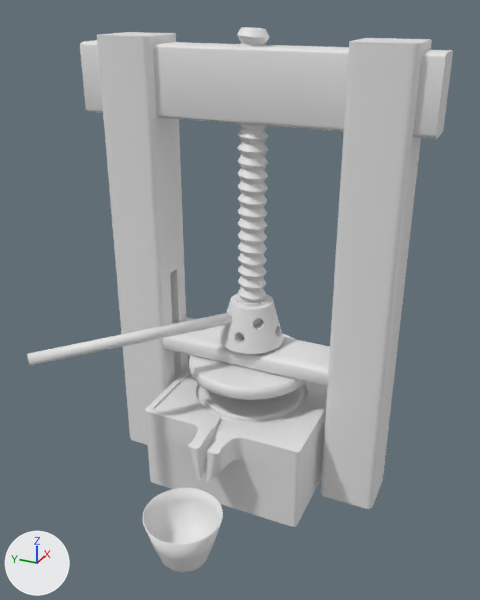
An edit to the Blender file app_0.2/assets/models/models/m_presse2.blend, drawn before and after from the same camera.
The view is the same before and after, from a 50 mm lens placed at (-3.99, -1.85, 3.56), pointed at (-0.18, -0.14, 1.66). Arrows for +X, +Y and +Z are at lower left; the lights stay in place.

The older version as bpy lines, for what is in view:
```python
ob_cylinder = bpy.data.objects.new('Cylinder', me_cylinder)
ob_cylinder.location = (0.232, -0.051, 1.392)
ob_cylinder.scale = (0.688, 0.688, 0.688)
ob_cylinder_001 = bpy.data.objects.new('Cylinder.001', me_cylinder_003)
ob_cylinder_001.location = (0.23, -0.0513, 1.902)
ob_cylinder_001.scale = (0.101, 0.101, 1.38)
ob_m_bassinoire = bpy.data.objects.new('m_bassinoire', me_cylinder_007)
ob_m_bassinoire.location = (-0.948, -0.06, 0.164)
ob_m_bassinoire.scale = (0.171, 0.171, 0.171)
ob_m_maie = bpy.data.objects.new('m_maie', me_cube_001)
ob_m_maie.location = (0.065, -0.053, 0.617)
ob_m_maie.scale = (0.63, 0.629, 0.338)
ob_m_planche_1 = bpy.data.objects.new('m_planche_1', me_cube_003)
ob_m_planche_1.location = (0.241, -0.031, 3.153)
ob_m_planche_1.rotation_euler = (1.571, 0.0, 0.0)  # degrees (90, 0, 0)
ob_m_planche_1.scale = (0.144, 0.117, 1.25)
ob_m_planche_vertical = bpy.data.objects.new('m_planche_vertical', me_cube)
ob_m_planche_vertical.location = (0.237, 0.829, 1.7)
ob_m_planche_vertical.scale = (0.212, 0.208, 1.62)
ob_m_socle = bpy.data.objects.new('m_socle', me_cylinder_002)
ob_m_socle.location = (0.245, -0.04, 0.961)
ob_m_socle.scale = (0.479, 0.479, 0.0165)
# also in view: 'm_planche_2' at (0.24, -0.06, 1.05); 'm_baton' at (-0.45, 0.52, 1.36); 'Torus' at (0.23, -0.05, 2.43)
```
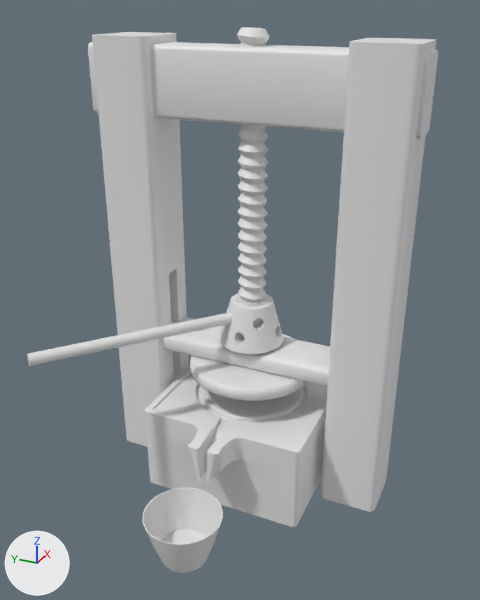
ob_cylinder_001 is not drawn itself; it is used by a modifier of ob_m_planche_1.

Where the newer file only moved an object's origin or applied its transform, the numbers keep the older frame.

Pixel boxes (x1, y1, x2, y2) of what changed, in the pictures (480 x 600 px):
'm_planche_vertical', moved, rescaled: before (97, 32, 432, 509); after (92, 32, 436, 512)
'm_maie', moved: before (145, 367, 327, 527); after (145, 366, 328, 527)
'm_planche_1', reshaped, moved, rescaled (6% narrower): before (80, 40, 453, 139); after (88, 42, 438, 138)
'm_socle', moved: before (189, 334, 306, 400); after (190, 334, 307, 401)
part 1 of me_cylinder_007, shading changed: (142, 488, 223, 573) in both

The change in detail:
me_cylinder_007 has 320 vertices, 282 faces and spans x -1.6..1.6, y -1.6..1.6, z -0.92..1.18.
me_cylinder_007 is used by ob_m_bassinoire; location (-0.948, -0.06, 0.164); scale (0.171, 0.171, 0.171).
me_cylinder_007 part 1: edges marked sharp go from 0 to 160.
me_cylinder_002 has 250 vertices, 202 faces and spans x -1.02..1.02, y -1.02..1.02, z -5.11..1.0.
me_cylinder_002 is used by ob_m_socle; location (0.245, -0.04, 0.961); scale (0.479, 0.479, 0.0165).
me_cylinder_002 part 2: the whole mesh is moved by (0.0, 0.0, 2.06).
Object 'm_maie' (ob_m_maie) moves from (0.065, -0.053, 0.617) to (0.061, -0.053, 0.617).
Object 'm_planche_1' (ob_m_planche_1) moves from (0.241, -0.031, 3.153) to (0.23, -0.031, 3.153).
Object 'm_planche_1' (ob_m_planche_1) is rescaled from (0.144, 0.117, 1.25) to (0.157, 0.117, 1.16).
Object 'm_planche_1' (ob_m_planche_1) has a BOOLEAN modifier named 'Boolean'.
Modifier setting removed (it was object = ob_cylinder_001).
Object 'm_planche_vertical' (ob_m_planche_vertical) moves from (0.237, 0.829, 1.7) to (0.237, 0.845, 1.7).
Object 'm_planche_vertical' (ob_m_planche_vertical) is rescaled from (0.212, 0.208, 1.62) to (0.235, 0.216, 1.62).
Object 'm_socle' (ob_m_socle) moves from (0.245, -0.04, 0.961) to (0.238, -0.054, 0.927).
Object 'Cylinder.001' (ob_cylinder_001) is deleted.
